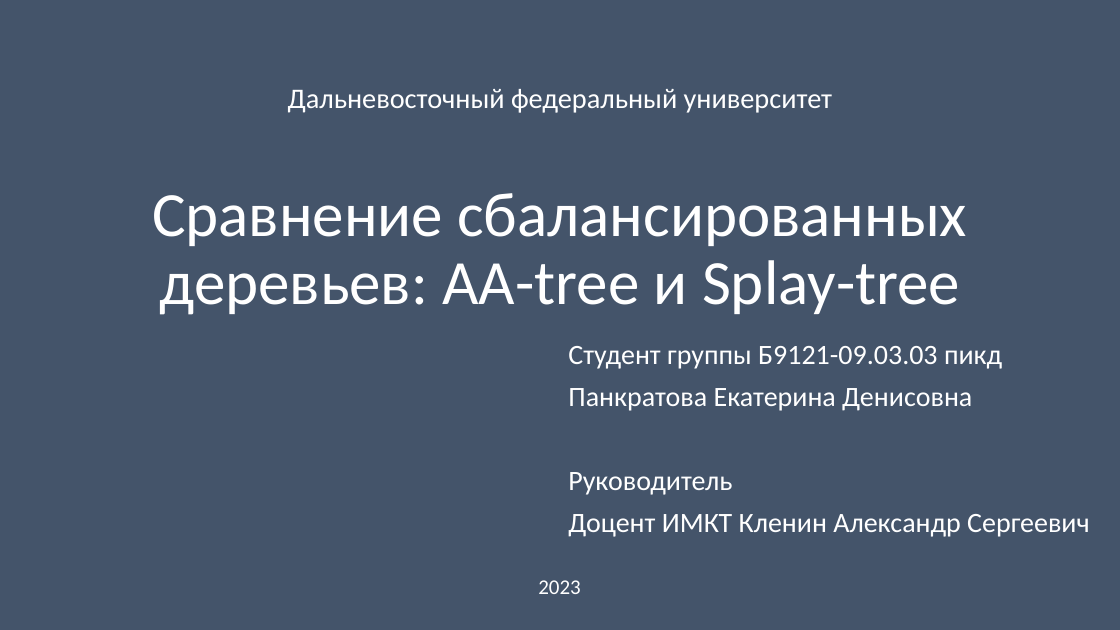
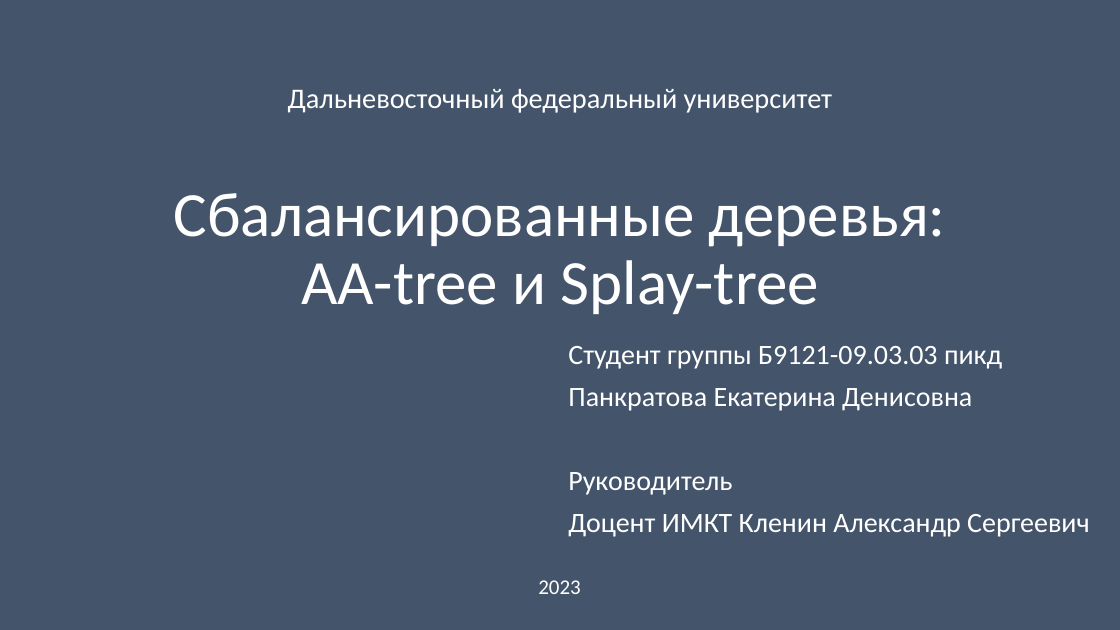
Before and after one commit to Koshkaallmaznaya/algorithms-AA-tree-Splay-tree, a slide deck: slide 1 of Документы/Б9121-09.03.03пикд_Панкратова_презентация.pptx. Drawn at 1120x630 pixels with LibreOffice and Linux fonts; fonts in the diff are those of the drawing. Boxes give left, top, right and bottom in pixels: in the first picture for what was removed or moved away, otherwise in the second. Text is boxed around its words. In the diff, an @@ line names an element or a change of style, - is before the commit and + after.

```diff
--- a/Документы/Б9121-09.03.03пикд_Панкратова_презентация.pptx
+++ b/Документы/Б9121-09.03.03пикд_Панкратова_презентация.pptx
@@ title at (174, 89, 946, 314): text changed @@
-Дальневосточный федеральный университет
-Сравнение сбалансированных деревьев: AA-tree и Splay-tree
+Дальневосточный федеральный университет
+Сбалансированные деревья: AA-tree и Splay-tree
```
Also in this commit, not shown: 9 other slides changed, 4 slides added, 2 slides removed, 4 other files.
